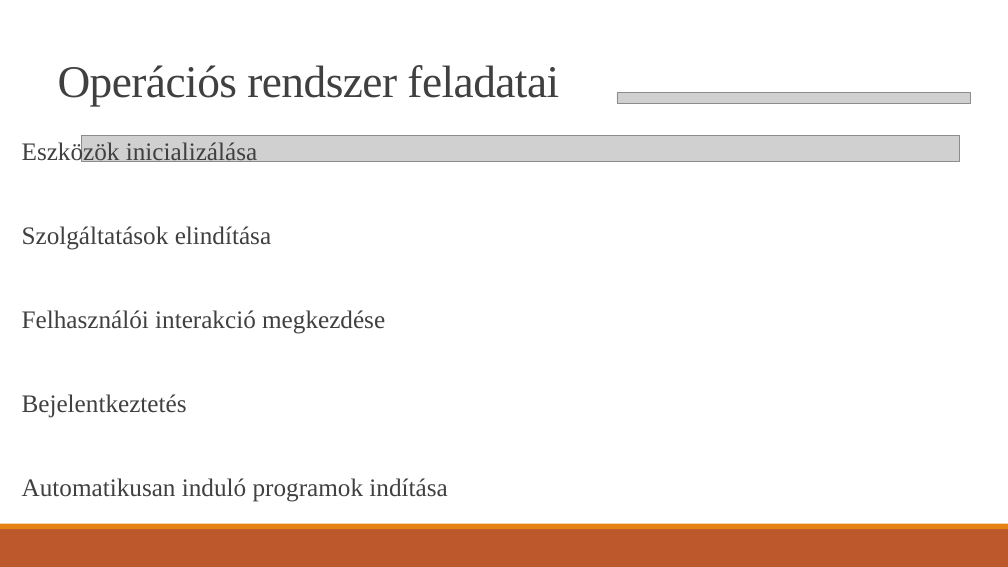
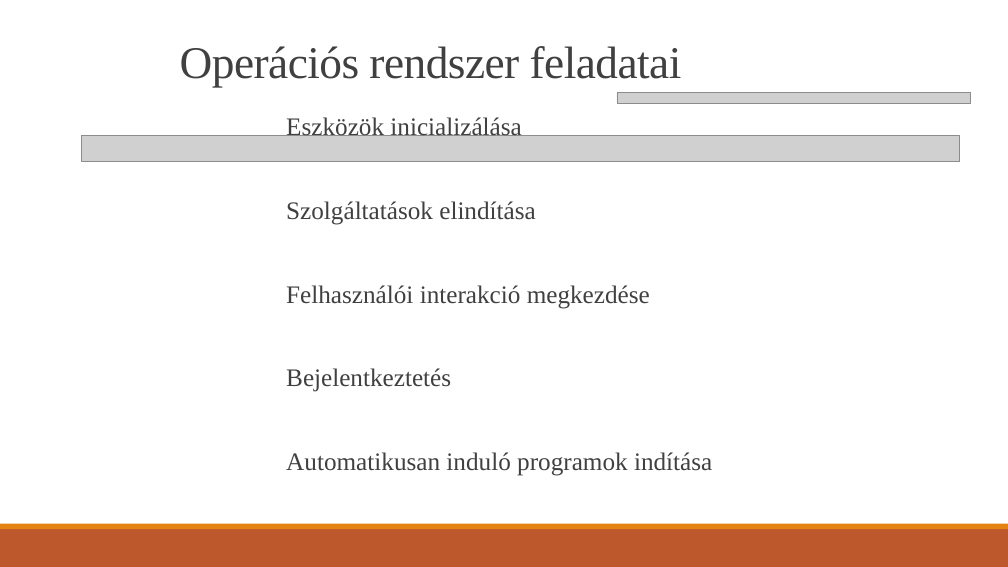
Before and after one commit to vargajanos/Paprika, a slide deck: slide 8 of Beadandó VJ.pptx (slide 5 before the commit). Drawn at 1008x567 pixels with LibreOffice and Linux fonts; fonts in the diff are those of the drawing; grey boxes stand for pictures. Boxes give left, top, right and bottom in pixels: in the first picture for what was removed or moved away, otherwise in the second. Text is boxed around its words. In the diff, an @@ line names an element or a change of style, - is before the commit and + after.

```diff
--- a/Beadandó VJ.pptx
+++ b/Beadandó VJ.pptx
@@ title "Operációs rendszer feladatai": place and size @@
-title "Operációs rendszer feladatai" at bbox=[58, 65, 559, 106]
+title "Operációs rendszer feladatai" at bbox=[180, 46, 682, 87]
@@ text "Eszközök inicializálása": place and size @@
-text "Eszközök inicializálása" at bbox=[22, 140, 447, 502]
+text "Eszközök inicializálása" at bbox=[286, 117, 712, 476]
```
Also in this commit, not shown: 3 other slides changed, 3 slides added, 3 slides removed, 2 other files.
